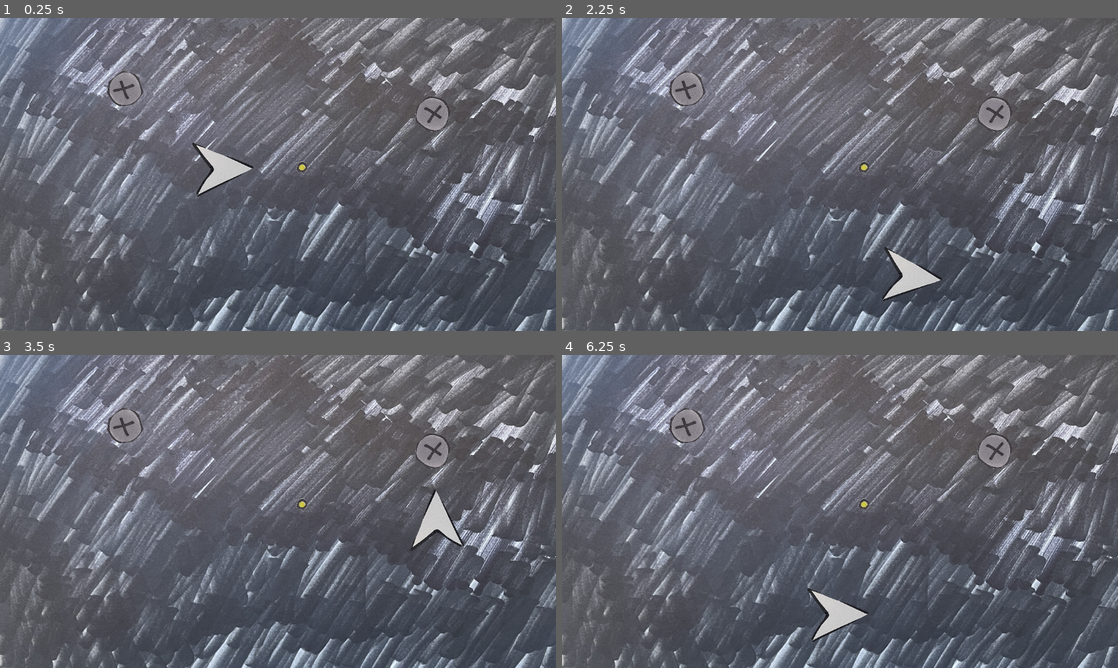
Above: before the commit, frames 1-4 (two rows, left to right).
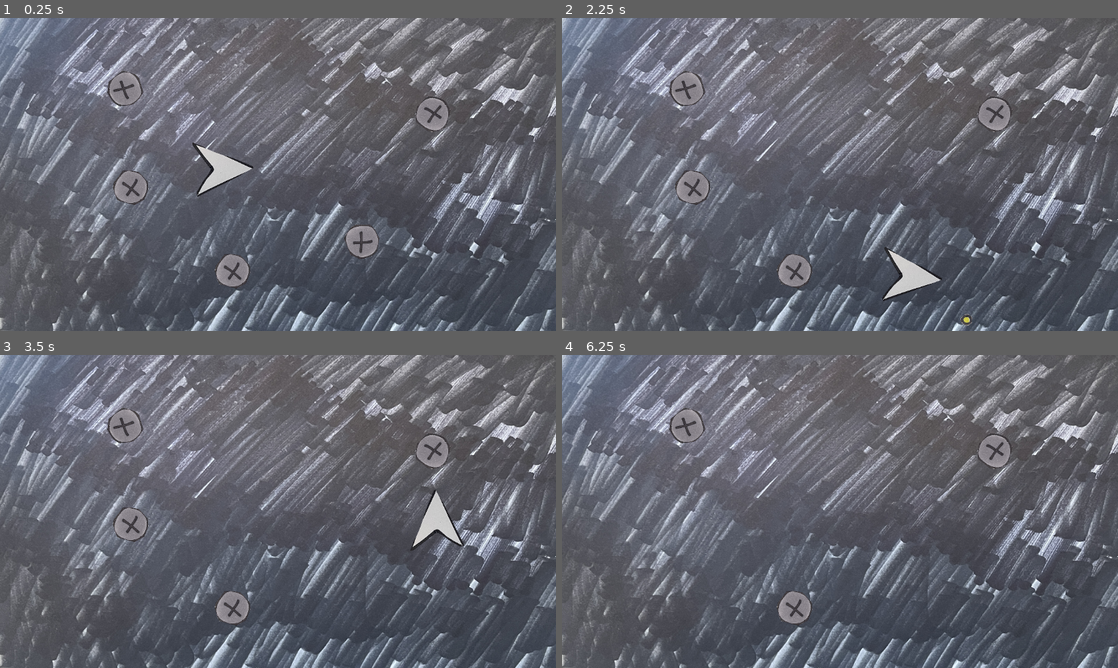
Above: after the commit, the same moments.

Repository: kd90301/asteroids-clone
Game: Godot game, scene res://scenes/main.tscn
The game is run twice, just before and just after one commit, with the same random seed, the same clock (stepped at 60 frames per second) and the same inputs.
Inputs:
- Up to frame 1 (0.25 s): no input
- Up to frame 2 (2.25 s): tap Enter at 0.5 s; hold D (move_right) 0.53-1.28 s; tap Space (shoot, bound only after the commit) at 0.6, 1.35, 2.1 s; hold S (move_down) 1.28-2.03 s; hold D (move_right) from 2.03 s (still down)
- Up to frame 3 (3.5 s): release D (move_right) at 2.78 s; hold W (move_up) from 2.78 s (still down); tap Space (shoot, bound only after the commit) at 2.85 s
- Up to frame 4 (6.25 s): release W (move_up) at 3.53 s; hold A (move_left) 3.53-5.03 s; tap Space (shoot, bound only after the commit) every 0.75 s from 3.6 to 5.85 s; hold S (move_down) 5.03-5.78 s; hold D (move_right) from 5.78 s (still down)

The runs differ from the first frame. In frame 1, 1.4% of the frame differs, in the area x 20-69%, y 45-87%; in frame 2, 1.0%; in frame 3, 0.9%; in frame 4, 1.2%.

Commit message:
Add shooting mechanic
when pressing 'shoot', bullets are spawned from front of player ship. Bullets destroy enemies upon contact

Diff:
--- a/asteroids-clone/project.godot
+++ b/asteroids-clone/project.godot
@@ -45,3 +45,8 @@
 , Object(InputEventKey,"resource_local_to_scene":false,"resource_name":"","device":-1,"window_id":0,"alt_pressed":false …(186 unchanged characters)…
 ]
 }
+shoot={
+"deadzone": 0.5,
+"events": [Object(InputEventKey,"resource_local_to_scene":false,"resource_name":"","device":-1,"window_id":0,"alt_pressed":false,"shift_pressed":false,"ctrl_pressed":false,"meta_pressed":false,"pressed":false,"keycode":0,"physical_keycode":32,"key_label":0,"unicode":32,"location":0,"echo":false,"script":null)
+]
+}
--- /dev/null
+++ b/asteroids-clone/scenes/bullet.gd
@@ -0,0 +1,12 @@
+extends Area2D
+
+
+@export var speed := 850
+
+func _physics_process(delta: float) -> void:
+	position += transform.x * speed * delta
+
+func on_bullet_object_entered(object_entered) -> void:
+	if object_entered.is_in_group("enemy"):
+		object_entered.queue_free()
+	queue_free()
--- a/asteroids-clone/scenes/bullet.tscn
+++ b/asteroids-clone/scenes/bullet.tscn
@@ -1,11 +1,13 @@
-[gd_scene load_steps=3 format=3 uid="uid://tu8e5wscxdxl"]
+[gd_scene load_steps=4 format=3 uid="uid://tu8e5wscxdxl"]
 
+[ext_resource type="Script" path="res://scenes/bullet.gd" id="1_ic6cw"]
 [ext_resource type="Texture2D" uid="uid://jmes7s47ye3t" path="res://assets/bullet.png" id="1_jq22o"]
 
 [sub_resource type="CircleShape2D" id="CircleShape2D_ccbgx"]
 radius = 12.0
 
-[node name="bullet" type="Area2D"]
+[node name="bullet" type="Area2D" groups=["bullet"]]
+script = ExtResource("1_ic6cw")
 
 [node name="Sprite2D" type="Sprite2D" parent="."]
 position = Vector2(0, 4)
--- a/asteroids-clone/scenes/enemy.gd
+++ b/asteroids-clone/scenes/enemy.gd
@@ -1 +1,9 @@
 extends Area2D
+
+
+func _ready() -> void:
+	area_entered.connect(_on_area_entered)
+
+func _on_area_entered(area_that_entered : Area2D) -> void:
+	if area_that_entered.is_in_group("bullet"):
+		queue_free()
--- a/asteroids-clone/scenes/main.tscn
+++ b/asteroids-clone/scenes/main.tscn
@@ -1,9 +1,8 @@
-[gd_scene load_steps=5 format=3 uid="uid://bp6syi4h7yuxy"]
+[gd_scene load_steps=4 format=3 uid="uid://bp6syi4h7yuxy"]
 
 [ext_resource type="Texture2D" uid="uid://bes1al520kc64" path="res://assets/background.JPG" id="1_dxk8c"]
 [ext_resource type="PackedScene" uid="uid://d1lxkpo6a2rr" path="res://scenes/player.tscn" id="2_sx2cb"]
 [ext_resource type="PackedScene" uid="uid://fh0yveehtfc6" path="res://scenes/enemy.tscn" id="3_xkbvs"]
-[ext_resource type="PackedScene" uid="uid://tu8e5wscxdxl" path="res://scenes/bullet.tscn" id="4_d1mxd"]
 
 [node name="main" type="Node2D"]
 
@@ -25,5 +24,14 @@
 position = Vector2(261, 146)
 rotation = -2.49445
 
-[node name="bullet" parent="." instance=ExtResource("4_d1mxd")]
-position = Vector2(625, 311)
+[node name="enemy2" parent="." instance=ExtResource("3_xkbvs")]
+position = Vector2(750, 460)
+rotation = -3.76943
+
+[node name="enemy3" parent="." instance=ExtResource("3_xkbvs")]
+position = Vector2(480, 523)
+rotation = -4.69748
+
+[node name="enemy4" parent="." instance=ExtResource("3_xkbvs")]
+position = Vector2(269, 350)
+rotation = -4.69748
--- a/asteroids-clone/scenes/player.gd
+++ b/asteroids-clone/scenes/player.gd
@@ -1,4 +1,7 @@
 extends Area2D
+
+const BULLET = preload("res://scenes/bullet.tscn")
+@onready var marker_2d: Marker2D = $Sprite2D/Marker2D
 
 @export var max_speed := 100.0
 var velocity := Vector2(0,0)
@@ -6,6 +9,7 @@
 
 func _ready() -> void:
 	area_entered.connect(_on_area_entered)
+
 
 func _process(delta: float) -> void:
 	var direction := Vector2(0,0)
@@ -24,6 +28,17 @@
 	if direction.length() > 0.0:
 		get_node("Sprite2D").rotation = velocity.angle()
 
+	if Input.is_action_just_pressed("shoot"):
+		shoot()
+
+
+
 func _on_area_entered(area_that_entered : Area2D) -> void:
 	if area_that_entered.is_in_group("enemy"):
 		queue_free()
+
+
+func shoot() -> void:
+	var bullet = BULLET.instantiate()
+	get_tree().root.add_child(bullet)
+	bullet.transform = marker_2d.global_transform
--- a/asteroids-clone/scenes/player.tscn
+++ b/asteroids-clone/scenes/player.tscn
@@ -14,8 +14,11 @@
 scale = Vector2(0.1, 0.1)
 texture = ExtResource("1_xjt63")
 
+[node name="Marker2D" type="Marker2D" parent="Sprite2D"]
+position = Vector2(800, 0)
+scale = Vector2(10, 10)
+
 [node name="CollisionShape2D" type="CollisionShape2D" parent="."]
-visible = false
 position = Vector2(23, 0)
 scale = Vector2(70.5096, 22.0965)
 shape = SubResource("CircleShape2D_rcvfx")
